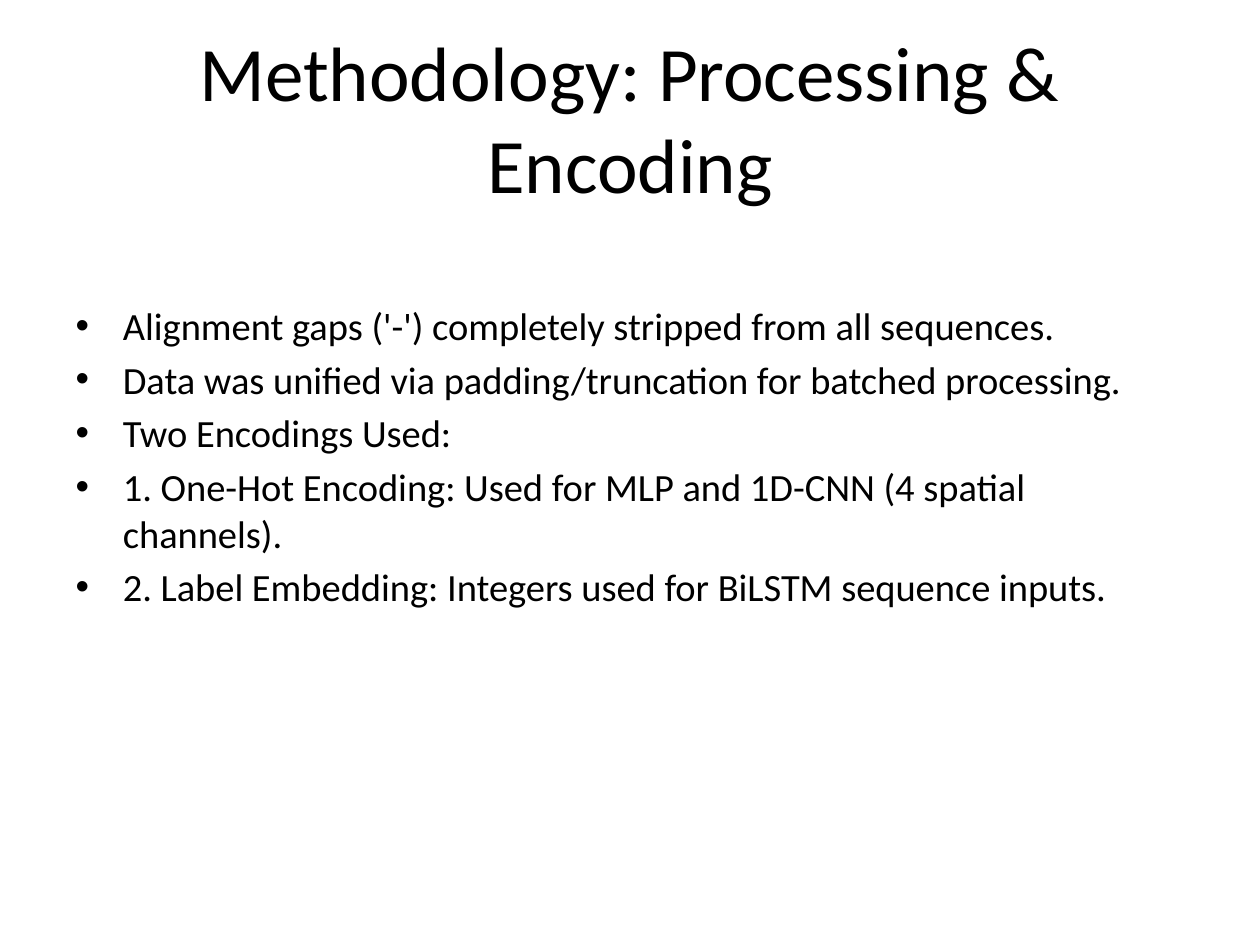
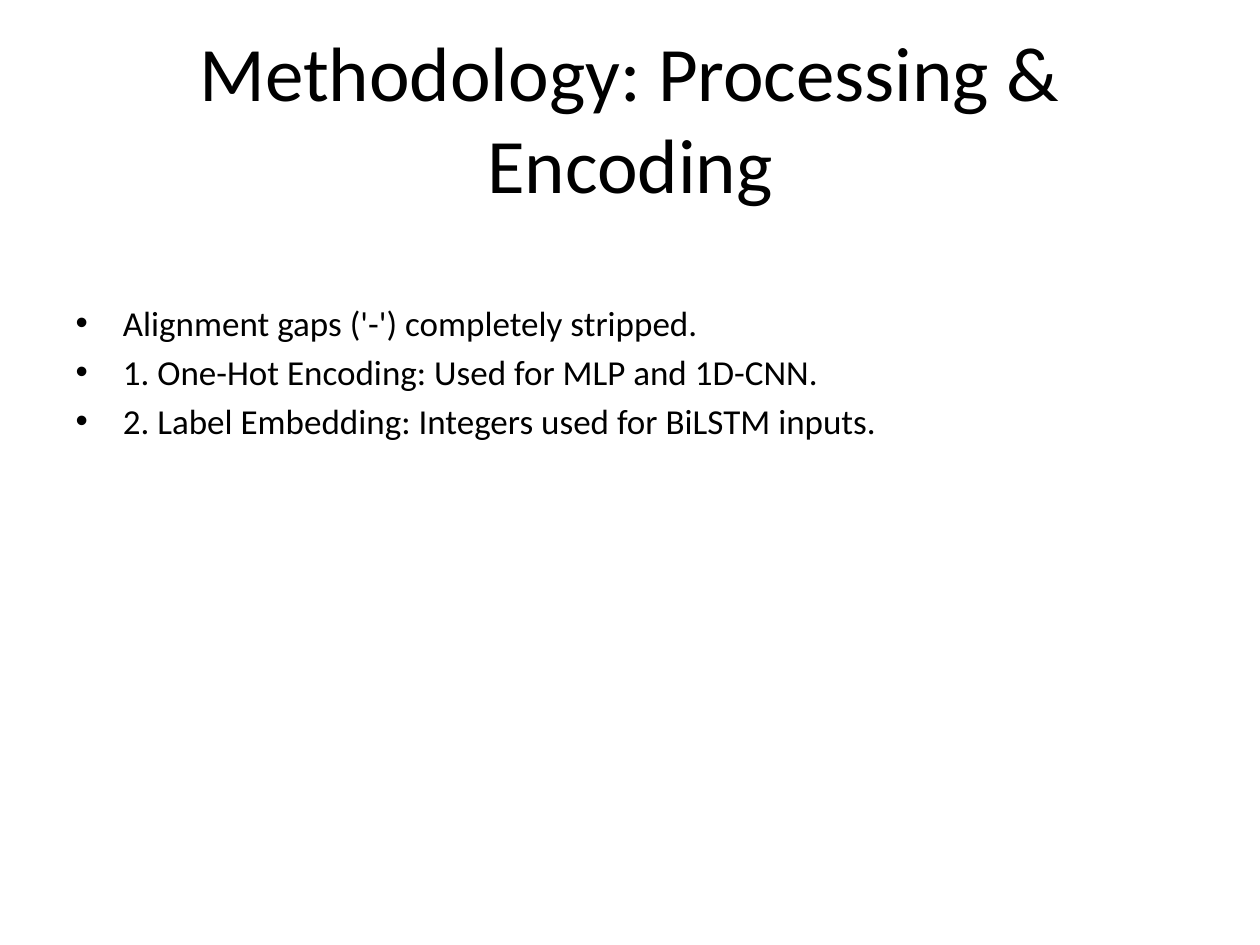
Before and after one commit to JNagawa/HIV_subtype_classifier_DeepLearning, a slide deck: slide 4 of reports/presentation.pptx (slide 5 before the commit). Drawn at 1260x945 pixels with LibreOffice and Linux fonts; fonts in the diff are those of the drawing. Boxes give left, top, right and bottom in pixels: in the first picture for what was removed or moved away, otherwise in the second. Text is boxed around its words. In the diff, an @@ line names an element or a change of style, - is before the commit and + after.

```diff
--- a/reports/presentation.pptx
+++ b/reports/presentation.pptx
@@ text at (x1=123, y1=311, x2=876, y2=440): text changed; size 22 to 20 pt @@
-• Alignment gaps ('-') completely stripped from all sequences.
-• Data was unified via padding/truncation for batched processing.
-• Two Encodings Used:
-• 1. One-Hot Encoding: Used for MLP and 1D-CNN (4 spatial channels).
-• 2. Label Embedding: Integers used for BiLSTM sequence inputs.
+• Alignment gaps ('-') completely stripped.
+• 1. One-Hot Encoding: Used for MLP and 1D-CNN.
+• 2. Label Embedding: Integers used for BiLSTM inputs.
```
Also in this commit, not shown: 11 other slides changed, 1 slide added, 1 slide removed, 3 other files.
